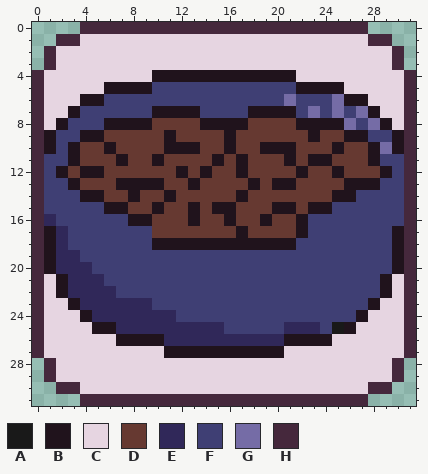
Two versions of one pixel-art sprite, core/assets/food_bowl_button.png. Above: the version before the commit.
The file is 32x32 pixels.
Palette (. is transparent): A #191919  B #20131c  C #e6d5e1  D #663931  E #302859  F #3f3f74  G #756ca6  H #45283c
Pixels before, first column x 0:
 0 ....HHHHHHHHHHHHHHHHHHHHHHHH....
 1 ..HHCCCCCCCCCCCCCCCCCCCCCCCCHH..
 2 .HCCCCCCCCCCCCCCCCCCCCCCCCCCCCH.
 3 .HCCCCCCCCCCCCCCCCCCCCCCCCCCCCH.
 4 HCCCCCCCCCBBBBBBBBBBBBCCCCCCCCCH
 5 HCCCCCBBBBFFFFFFFFFFFFBBBBCCCCCH
 6 HCCCBBFFFFFFFFFFFFFFFGFFFGBBCCCH
 7 HCCBFFFFFFBBBBFFFFBBBBFGFGFGBCCH
 8 HCBFFFBBBBDDDDBBBBDDDDBBBBGFGBCH
 9 HBFFBBDDDDDBDDDDBDDDDDDBDDBBFFBH
10 HBFBDDBDDDDBBBDDBDDBBBDDDBDDBGBH
11 HFFBDDDBDDBDDDDBDBDDDBDBBDDDBFFH
12 HFBDBBDDDDDDBDBDDBDDDDBDDBDDDBFH
13 HFFBDDDBBBBDDBDDDDBDBBDDDDBBBFFH
14 HFFFBBDDBDDBDDDDDBDDDDDDDBBFFFFH
15 HFFFFFBBDDBDDBDBBDDDBBDBBFFFFFFH
16 HEFFFFFFBBDDDBDDBDDBDDBFFFFFFFFH
17 HBEFFFFFFFDDDDDDDBDDDDBFFFFFFFBH
18 HBEFFFFFFFBBBBBBBBBBBBFFFFFFFFBH
19 HBEEFFFFFFFFFFFFFFFFFFFFFFFFFFBH
20 HBEEEFFFFFFFFFFFFFFFFFFFFFFFFFBH
21 HCBEEEFFFFFFFFFFFFFFFFFFFFFFFBCH
22 HCBEEEEFFFFFFFFFFFFFFFFFFFFFFBCH
23 HCCBEEEEEEFFFFFFFFFFFFFFFFFFBCCH
24 HCCCBEEEEEEEFFFFFFFFFFFFFFFBCCCH
25 HCCCCBBEEEEEEEEEFFFFFEEEFABCCCCH
26 HCCCCCCBBBBEEEEEEEEEEBBBBCCCCCCH
27 HCCCCCCCCCCBBBBBBBBBBCCCCCCCCCCH
28 .HCCCCCCCCCCCCCCCCCCCCCCCCCCCCH.
29 .HCCCCCCCCCCCCCCCCCCCCCCCCCCCCH.
30 ..HHCCCCCCCCCCCCCCCCCCCCCCCCHH..
31 ....HHHHHHHHHHHHHHHHHHHHHHHH....
The same view after the edit:
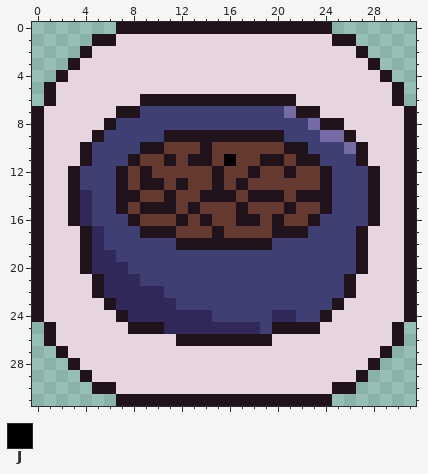
Colours new in this view: J #000000
Difference:
Changed rows in their new state; - is an unchanged pixel.
first column x 0:
 0 ----...BBBBBBBBBBBBBBBBBB...----
 1 --...BB------------------BB...--
 2 -...B----------------------B...-
 3 -..B------------------------B..-
 4 ..B-------CCCCCCCCCCCC-------B..
 5 .B----CCCCCCCCCCCCCCCCCCCC----B.
 6 .B--CCCCCBBBBBBBBBBBBBCCCCCC--B.
 7 B--CCCCBB-FFFF----FFFGBBCCCCC--B
 8 B-CCCC-FFFFFFFFFFFFFFFFG--CCCC-B
 9 BCCCC-FFFFF-BBBB-BBBBFFFGG-CCCCB
10 BCCCBFFFFBBDDDB-D--DD-BFFFGBCCCB
11 BCCCBFFFB-DB-BBDJD-BBDB-FFFBCCCB
12 BCCBFFFB-B--D-DB-DB--BD-BFFFBCCB
13 BCC-FFF-D---BD-B-BD-DD--BFFF-CCB
14 BCCBEFFB------BBBDBBB-BBBFF-BCCB
15 BCCBE-F--B-B---DDB--D--D----BCCB
16 BCCBE----D--BDB-DBBDB-DB----BCCB
17 BCCCBE---BBB---B-D--BB-----BCCCB
18 BCCCBE----FF--------FF-----BCCCB
19 BCCCBEE--------------------BCCCB
20 BCCCBEEE-------------------BCCCB
21 B-CCCBEEE-----------------BCCC-B
22 B-CCCB-EEEE---------------BCCC-B
23 B--CCCB---EE-------------BCCC--B
24 B---CCCB----EEE-----EE--BCCC---B
25 .B---CCCBBB-----EEE-BBBBCCC---B.
26 .B-----CCCCCBBBBBBBBCCCCC-----B.
27 ..B--------CCCCCCCCCC--------B..
28 -..B------------------------B..-
29 -...B----------------------B...-
30 --...BB------------------BB...--
31 ----...BBBBBBBBBBBBBBBBBB...----
Boxes around the changes in both pictures, in picture pixels (x1, y1, x2, y2):
changed: (32, 22, 416, 406)
